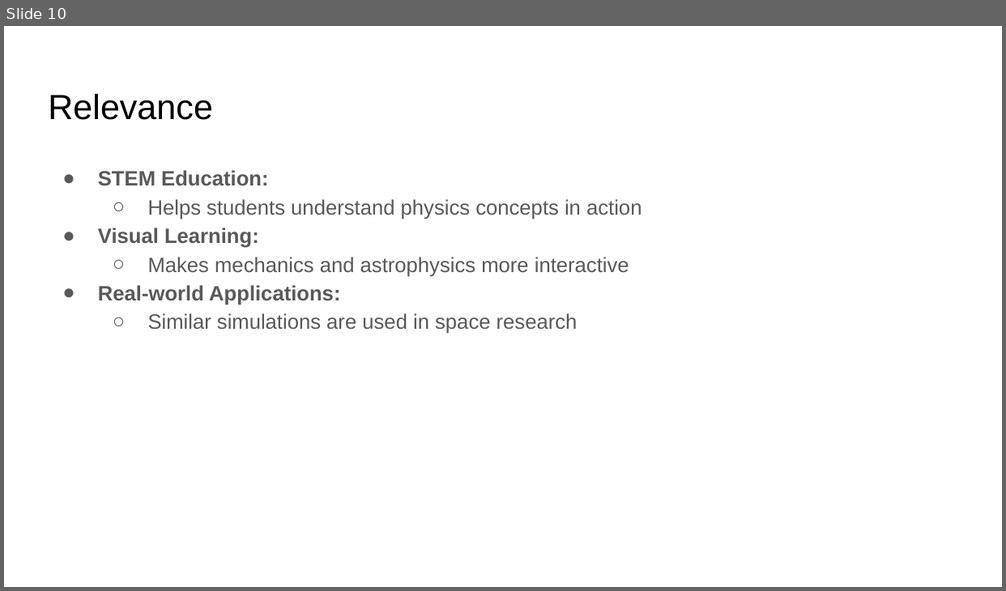
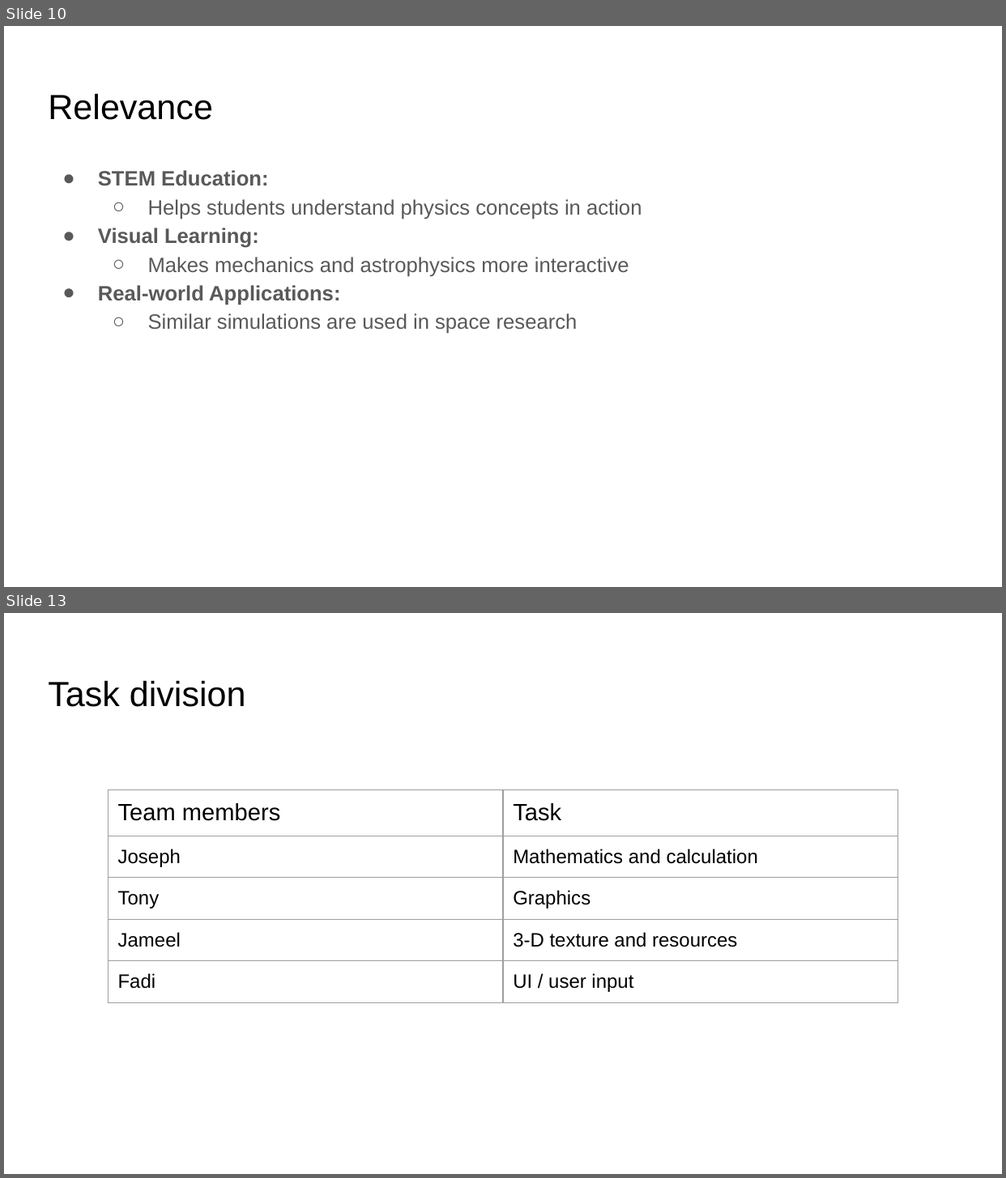
Before and after one commit to adinashby-vanier-college/integrative-project-in-csm-project-superspheres, a slide deck: Deliverable 1/SuperSpheres(1).pptx. Shown one above the other, each under a label of ours: slide 10 before the commit, slides 10 and 13 after it; the slides between them are not shown. The pictures are 1006x591 and 1006x1178 pixels, drawn with LibreOffice and Linux fonts; fonts in the diff are those of the drawing. Boxes give left, top, right and bottom in pixels: in the first picture for what was removed or moved away, otherwise in the second. Text is boxed around its words. In the diff, an @@ line names an element or a change of style, - is before the commit and + after.

```diff
--- a/Deliverable 1/SuperSpheres(1).pptx
+++ b/Deliverable 1/SuperSpheres(1).pptx
@@ slide 13 added at (4,613,1002,1174), background #FFFFFF @@
@@ title added at (48,680,246,707), 25.2 pt, text #000000 @@
+Task division
@@ table added at (108,790,898,1117), 5 rows, 2 columns @@
+Team members | Task
+Joseph | Mathematics and calculation
+Tony | Graphics
+Jameel | 3-D texture and resources
+Fadi | UI / user input
```
Also in this commit, not shown: 1 other slide added, 1 slide removed.
